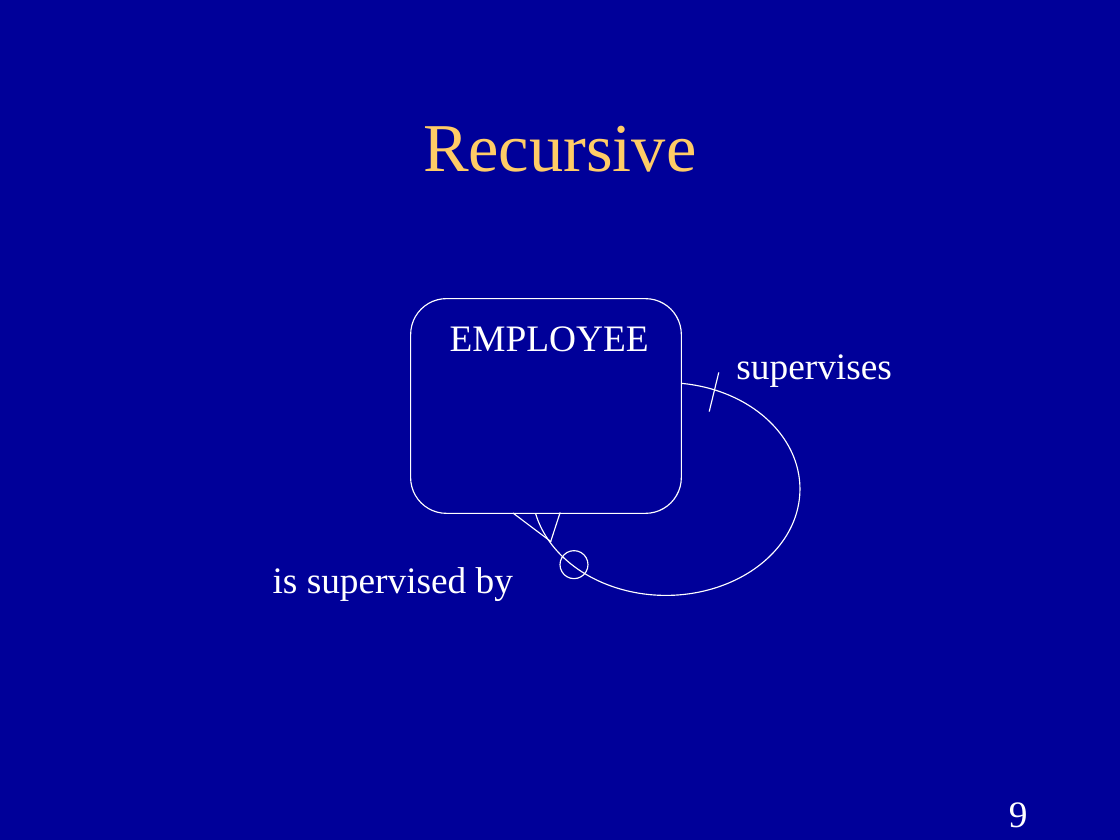
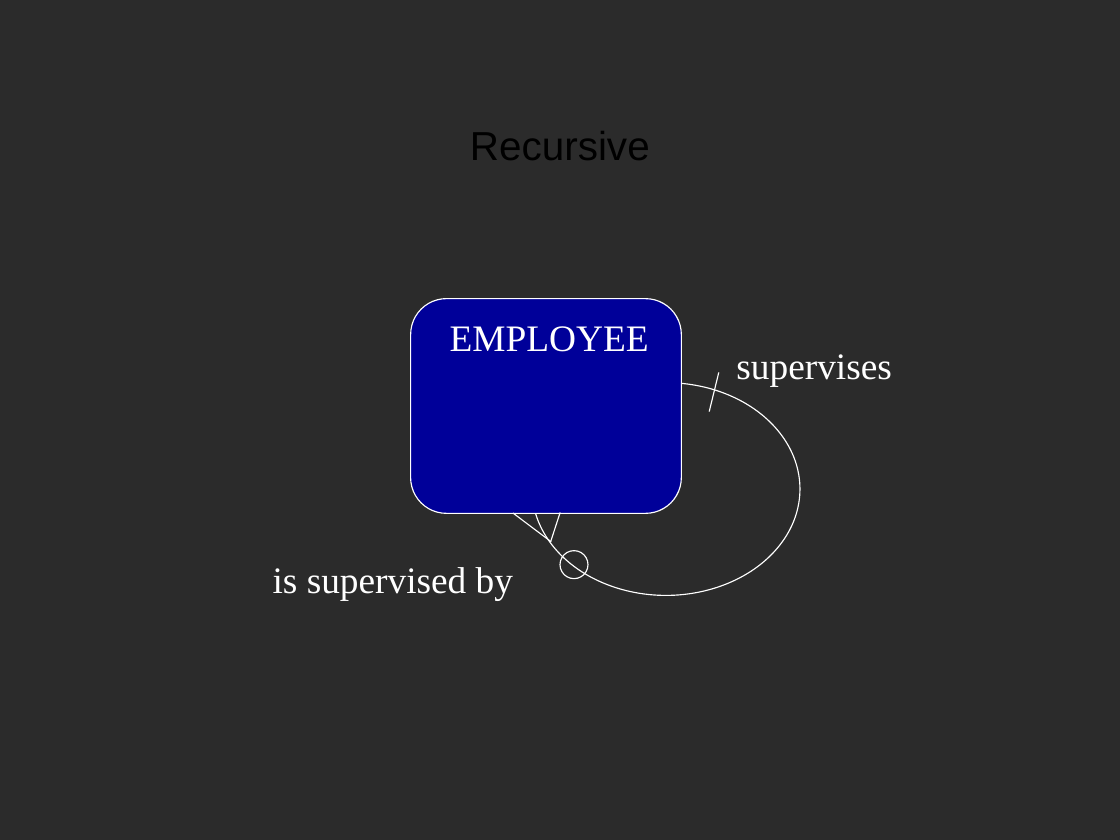
Before and after one commit to pkisambira/environment, a slide deck: slide 10 of ER-Diagram.ppt (slide 9 before the commit). Drawn at 1120x840 pixels with LibreOffice and Linux fonts; fonts in the diff are those of the drawing; background and template pictures are left out; a plain dark background stands for a picture behind light text. Boxes give left, top, right and bottom in pixels: in the first picture for what was removed or moved away, otherwise in the second. Text is boxed around its words. In the diff, an @@ line names an element or a change of style, - is before the commit and + after.

```diff
--- a/ER-Diagram.ppt
+++ b/ER-Diagram.ppt
@@ background #000099 to picture (left out) @@
@@ title "Recursive" at <box>470,131,650,160</box>: size 44 to 26 pt, font Times New Roman to Arial, text colour #FFCC66 to #000000 @@
@@ page number removed at <box>1009,802,1028,828</box> @@
-9
```
Also in this commit, not shown: 11 other slides changed, 1 slide added.
